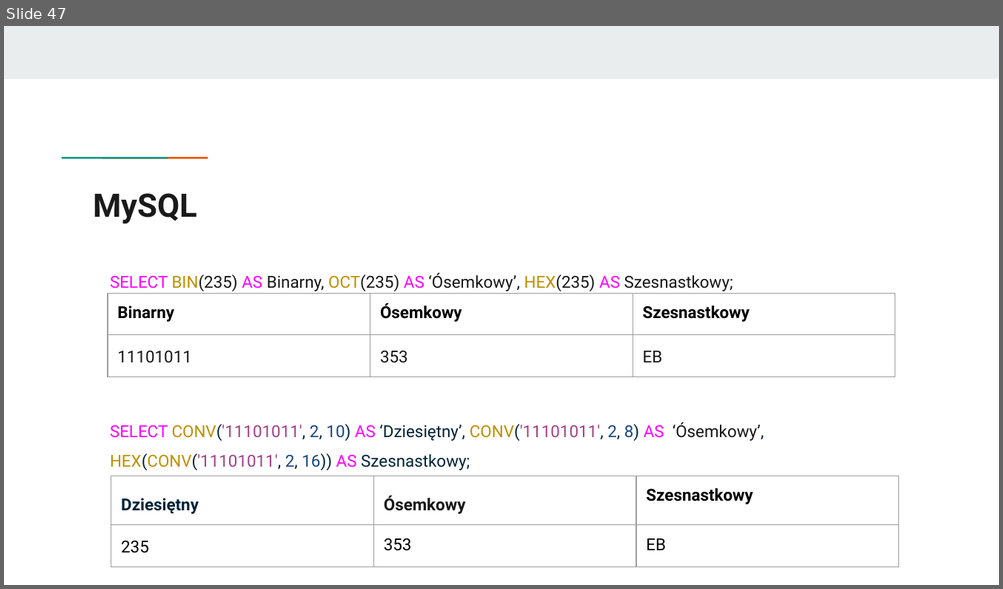
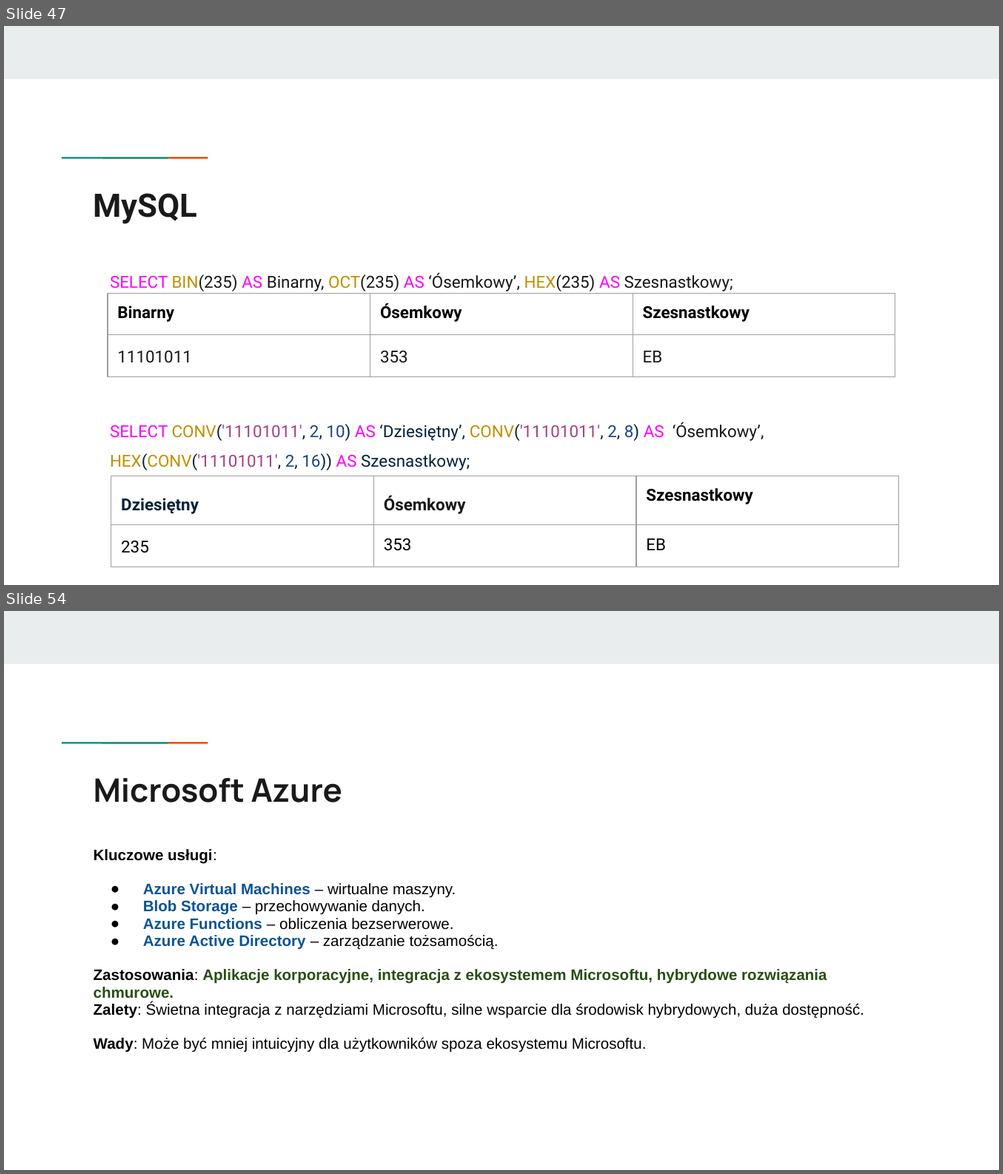
Before and after one commit to KasiaKasia/PRZEDMIOTY, a slide deck: ZASTOSOWANIE_INFORMATYKI/1A-gr_2/Zastosowanie informatyki - 1A gr. 2.pptx. Shown one above the other, each under a label of ours: slide 47 before the commit, slides 47 and 54 after it; the slides between them are not shown. The pictures are 1003x589 and 1003x1174 pixels, drawn with LibreOffice and Linux fonts; fonts in the diff are those of the drawing. Boxes give left, top, right and bottom in pixels: in the first picture for what was removed or moved away, otherwise in the second. Text is boxed around its words. In the diff, an @@ line names an element or a change of style, - is before the commit and + after.

```diff
--- a/ZASTOSOWANIE_INFORMATYKI/1A-gr_2/Zastosowanie informatyki - 1A gr. 2.pptx
+++ b/ZASTOSOWANIE_INFORMATYKI/1A-gr_2/Zastosowanie informatyki - 1A gr. 2.pptx
@@ slide 54 added at (4,611,999,1170), background #FFFFFF; not listed: 3 template elements that a slide beside it also shows @@
@@ title added at (94,778,342,803), 23.4 pt, text #1A1A1A, bold @@
+Microsoft Azure
@@ text added at (94,849,864,1053), 11 pt, text #000000 @@
+Kluczowe usługi:
+● Azure Virtual Machines – wirtualne maszyny.
+● Blob Storage – przechowywanie danych.
+● Azure Functions – obliczenia bezserwerowe.
+● Azure Active Directory – zarządzanie tożsamością.
+Zastosowania: Aplikacje korporacyjne, integracja z ekosystemem Microsoftu, hybrydowe rozwiązania chmurowe.
+Zalety: Świetna integracja z narzędziami Microsoftu, silne wsparcie dla środowisk hybrydowych, duża dostępność.
+Wady: Może być mniej intuicyjny dla użytkowników spoza ekosystemu Microsoftu.
```
Also in this commit, not shown: 6 other slides added, 1 other file.
